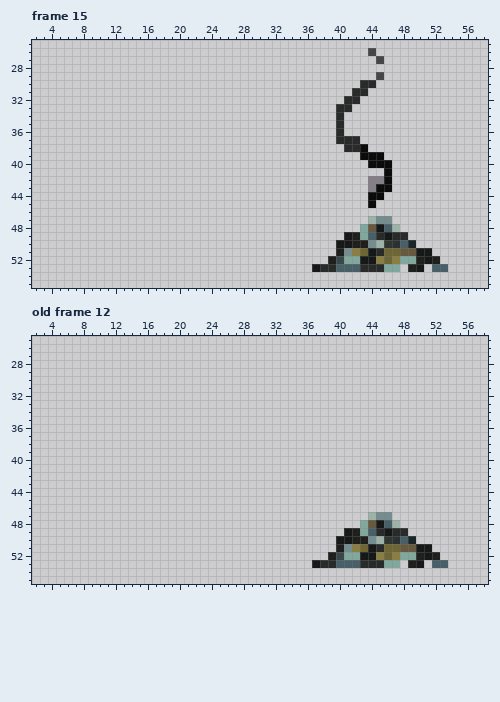
Two versions of one pixel-art file, art/Sprites/Enemy/Death/Enemy_v1_deathanimation.aseprite. The picture above was drawn from the file before the commit.
64x64 pixels, 19 frames. Pixels under 10% opacity are left out. Colours within 5 levels of each other are drawn and written as one. Shown: frame 15: x 2..58, y 25..55; old frame 12: x 2..58, y 25..55. The old version is drawn lined up with the new one, on the new canvas. The commit also changed other frames, which this record leaves out.
And afterwards:
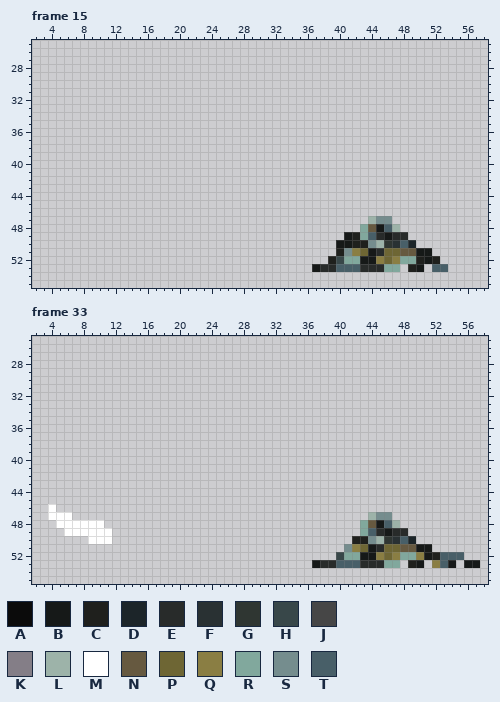
Palette (. is transparent): A #0b0b0b  B #161918  C #1f201d  D #1c2529  E #282b2a  F #293133  G #2f3632  H #384749  J #464646  K #847e87  L #9db3a9  M #ffffff  N #665940  P #6e6634  Q #8a7e43  R #81a89d  S #758d8e  T #485f68
A new or re-ordered frame is compared with the old frame closest to it.
The author wrote: death animation wind blow
Difference:
canvas 64x64 -> 96x64
frames 19 -> 41
Frame 15:
y 26: x 44 J -> .
y 27: x 45 J -> .
y 29: x 45 J -> .
y 30: x 43..44 EE -> ..
y 31: x 42..43 EE -> ..
y 32: x 41..42 EE -> ..
y 33: x 40..41 EE -> ..
y 34..36: x 40 E -> .
y 37: x 40..42 EEE -> ...
y 38: x 41..43 EEA -> ...
y 39: x 43..45 AAA -> ...
y 40: x 44..46 AAA -> ...
y 41: x 46 A -> .
y 42: x 44..46 KKA -> ...
y 43: x 44..46 KAA -> ...
y 44: x 44..45 AA -> ..
y 45: x 44 A -> .
Frame 33 is new; against old frame 12:
y 46: x 4 . -> M
y 47: x 4..6 ... -> MMM
y 48: x 5..10 ...... -> MMMMMM
y 49: x 6..11 ...... -> MMMMMM; x 41..42 BC -> ..
y 50: x 9..11 ... -> MMM; x 40..41 BB -> ..
y 51: x 40 C -> .
y 52: x 39 C -> .; x 50 C -> Q; x 53..55 ... -> TTT
y 53: x 52 T -> Q; x 54 . -> B; x 56..57 .. -> BB
